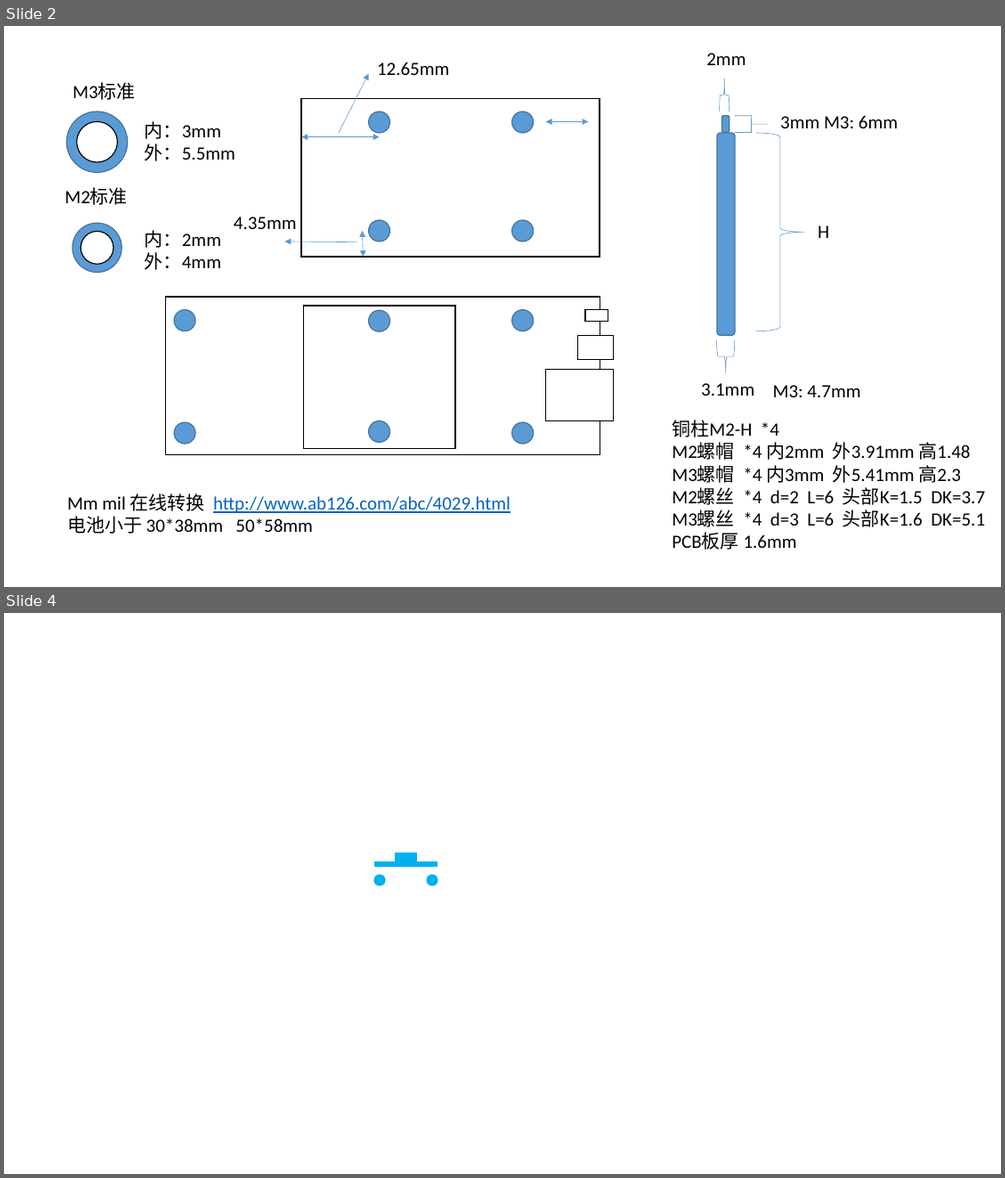
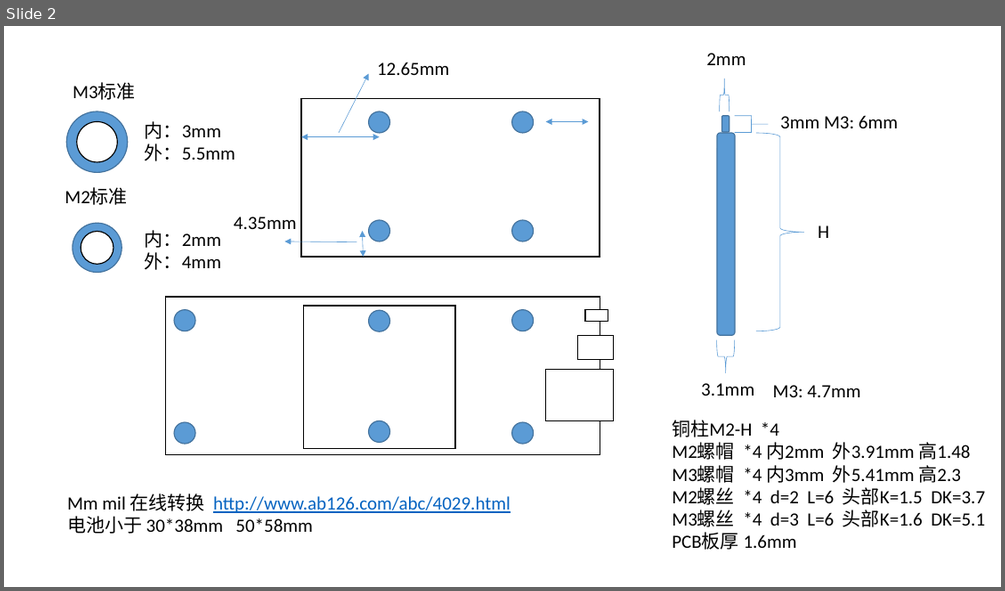
Before and after one commit to GavinGY/MoveWiFi, a slide deck: graphic.pptx. Shown one above the other, each under a label of ours: slides 2 and 4 before the commit, slide 2 after it; the slides between them are not shown. The pictures are 1005x1178 and 1005x591 pixels, drawn with LibreOffice and Linux fonts; fonts in the diff are those of the drawing. Boxes give left, top, right and bottom in pixels: in the first picture for what was removed or moved away, otherwise in the second. Text is boxed around its words. In the diff, an @@ line names an element or a change of style, - is before the commit and + after.

```diff
--- a/graphic.pptx
+++ b/graphic.pptx
@@ slide 4 removed at box(4, 613, 1001, 1174), background #FFFFFF @@
@@ ellipse removed at box(374, 875, 385, 885) @@
@@ line removed from (374, 864) to (437, 864) @@
@@ rectangle removed at box(395, 853, 417, 863) @@
@@ ellipse removed at box(427, 875, 437, 885) @@
```
Also in this commit, not shown: 2 slides added, 1 other slide removed, 2 other files.
